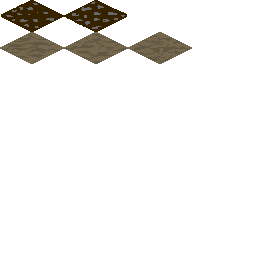
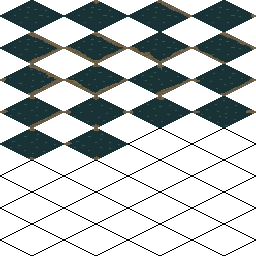
Layers edited between the first and the second 256 × 256 image:
added layer "Water" above "Outlines" over (0, 0, 256, 160)
showed "Outlines", moved it above "Pasted Layer" over (0, 0, 256, 256)
hid "Terrain" over (0, 0, 192, 64)
